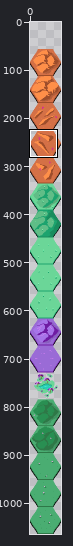
Two states of a sprite sheet, tilesets-hexarealm.png. The first picture is a wide view before the edit; the outline marks the close-up.
Close-up. Old version:
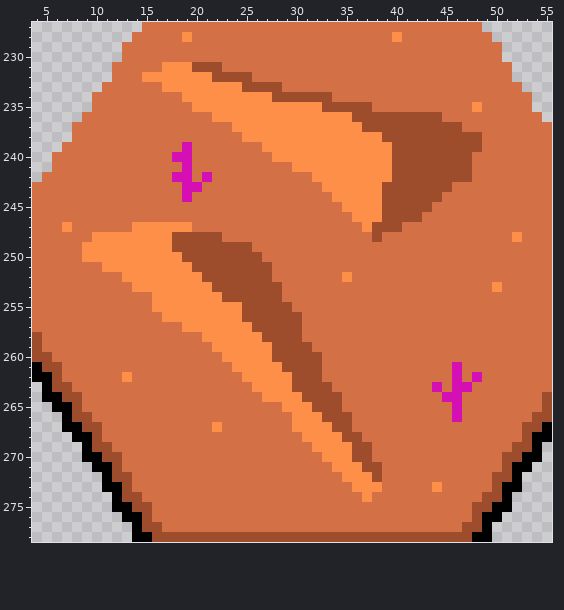
The file is 64x1008 pixels. Colours within 5 levels of each other are drawn and written as one. Shown: x 4..55, y 227..278. The old version is drawn lined up with the new one, on the new canvas. The commit also changed other parts of the picture, which this record leaves out.
The result:
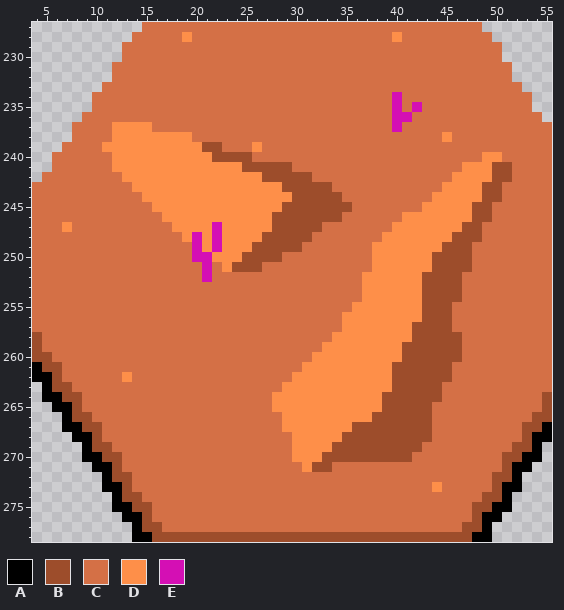
Palette (. is transparent): A #000000  B #9d4d2b  C #d47046  D #fe8f49  E #d40fb4
Change:
canvas 64x1008 -> 64x1064, the old top-left corner now at 0,56
Changed rows in their new state; - is an unchanged pixel.
first column x 9:
231 --------CCCCCC------------------------------
232 ------CCCCCCCCCCC---------------------------
233 --------CCCCCCCCCCCC------------------------
234 ----------CCCCCCCCCCCCCCC------E------------
235 -----------CCCCCCCCCCCCCCCCCC--E-E-----C----
236 -------------CCCCCCCCCCCCCCCCCCEECCC--------
237 ---DDDD--------CCCCCCCCCCCCCCCCECCCCCC------
238 ---DDDDDDDD-----CCCCCCCCCCCCCCCCCCCCDCCC----
239 --DDDDDDDDDDBB---DCCCCCCCCCCCCCCCCCCCCCC----
240 ---DDDDDDDDDDBBBB--CCCCCCCCCCCCCCCCCCCC-DD--
241 ---DDDDDDDDDDDDDBBBBBCCCCCCCCCCCCCCCCCDDDBB-
242 ----DDDDDDDDDDDDDDBBBBBCCCCCCCCCCCCCCDDDDBB-
243 -----DDDDDDDDDDDDDDDBBBBBCCCCCCCCCCCDDDDBB--
244 ------DDDDDDDDDDDDDDDBBBBBCCCCCCCCCDDDDDBB--
245 -------DDDDDDDDDDDDDBBBBBBBCCCCCCCDDDDDBB---
246 --------DDDDDDDDDDDBBBBBBB-CCCCCDDDDDDDBB---
247 -----CCCC--DDEDDDDDBBBBB----CCCDDDDDDDBB----
248 -CCCCCCCCCDEDEDDDDBBBBB------CDDDDDDDBBB---C
249 CCCCCCCCCCCEDEDDDBBBBB-------DDDDDDDBBB-----
250 CCCCCCCCCCCEEDDD--BB---------DDDDDDBBBB-----
251 --CCCCCCCCCCECD---C----------DDDDDDBBBB-----
252 ----CCCCCCCCECCCCCC-------C-DDDDDDBBBB------
253 -----CCCCCCCCCCCCCCC--------DDDDDDBBBB---C--
254 -------CCCCCCCCCCCCC--------DDDDDDBBBB------
255 -------CCCCCCCCCCCCCC------DDDDDDDBBB-------
256 --------CCCCCCCCCCCCCC----DDDDDDDDBBB-------
257 ----------CCCCCCCCCCCC----DDDDDDDBBBB-------
258 ------------CCCCCCCCCC---DDDDDDDDBBBBB------
259 -------------CCCCCCCCCC-DDDDDDDDBBBBBB------
260 --------------CCCCCCCCCDDDDDDDDDBBBBBB------
261 ---------------CCCCCCCDDDDDDDDDBBBBBBC------
262 ----------------CCCCCDDDDDDDDDDBBBBBBC-C----
263 -----------------CCC-DDDDDDDDDDBBBBB-CC-----
264 ------------------C---DDDDDDDDBBBBBBCC------
265 -------------------D---DDDDDDDBBBBB--C------
266 --------------------D---DDDDDBBBBBB--C------
267 -------------C------D----DDBBBBBBBB---------
268 ---------------------D------BBBBBBB---------
269 ---------------------DD--BB--BBBBB----------
270 ---------------------DDDBBB--BBBB-----------
271 ----------------------DBBCCCCC--------------
272 --------------------------CCCC--------------
273 ---------------------------CCC--------------
274 ----------------------------C---------------
Pixel boxes of the changes (left, top, right, bottom) in both close-ups:
changed: (82, 62, 522, 502)
